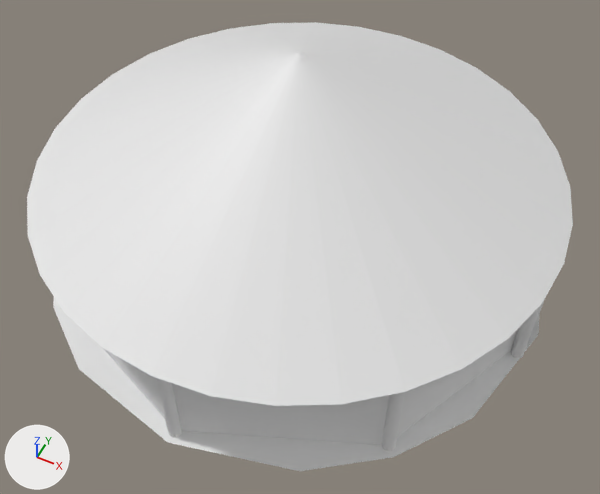
The Blender file Into A Dream Assets/MagicalWorld.blend as it was, and as the next commit left it.
Rendered twice from a 50 mm lens placed at (440.0, -878.0, 1095.0), pointed at (46.0, -91.0, 111.0). Every picture has the same lights, and +X, +Y and +Z are marked at lower left.

The first picture shows 'magical_house_ceiling', 'magical_house_curtain_2', 'magical_house_curtain_7', 'magical_house_curtain_8', 'magical_house_floor', 'magical_house_pillar_front_2', 'magical_house_pillar_front_left', 'magical_house_pillar_left'.
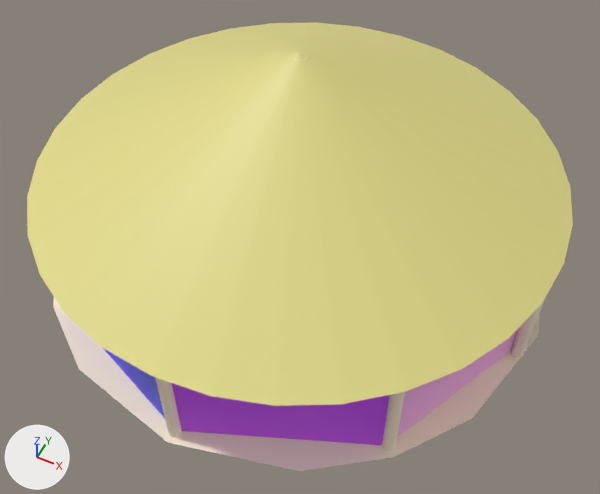
The change, as a diff of the scene's bpy script:
```diff
--- a/Into A Dream Assets/MagicalWorld.blend.py
+++ b/Into A Dream Assets/MagicalWorld.blend.py
@@ img_dead_grass_solid_color @@
+img_dead_grass_solid_color = load_image('dead_grass_solid_color', 'dead_grass_solid_color.png', 1024, 1024, 'sRGB')
@@ img_blue @@
+img_blue = load_image('blue', 'blue.png', 1024, 1024, 'sRGB')
@@ img_purple @@
+img_purple = load_image('purple', 'purple.png', 1024, 1024, 'sRGB')
@@ img_pink @@
+img_pink = load_image('pink', 'pink.png', 1024, 1024, 'sRGB')
@@ mat_dead_grass_solid_color @@
+mat_dead_grass_solid_color = principled_material('dead_grass_solid_color')
+mat_dead_grass_solid_color.texture = img_dead_grass_solid_color
@@ mat_blue @@
+mat_blue = principled_material('blue')
+mat_blue.texture = img_blue
@@ mat_purple @@
+mat_purple = principled_material('purple')
+mat_purple.texture = img_purple
@@ mat_pink @@
+mat_pink = principled_material('pink')
+mat_pink.texture = img_pink
@@ me_plane_003 @@
 me_plane_003.from_pydata(...)  # 4 vertices, 1 face; spans x -1.0..1.0, y -1.0..1.0, z 0.0
+me_plane_003.materials.append(mat_pink)  # picture img_pink
@@ me_plane_008 @@
 me_plane_008.from_pydata(...)  # 4 vertices, 1 face; spans x -1.0..1.0, y -1.0..1.0, z 0.0
+me_plane_008.materials.append(mat_purple)  # picture img_purple
@@ me_plane_009 @@
 me_plane_009.from_pydata(...)  # 4 vertices, 1 face; spans x -1.0..1.0, y -1.0..1.0, z 0.0
+me_plane_009.materials.append(mat_blue)  # picture img_blue
@@ me_cone @@
 me_cone.from_pydata(...)  # 33 vertices, 32 faces; spans x -1.0..1.0, y -1.0..1.0, z -1.0..1.0
+me_cone.materials.append(mat_dead_grass_solid_color)  # picture img_dead_grass_solid_color
```

Boxes [x1, y1, x2, y2] around the edits, measured in the pictures (600 x 494 px):
'magical_house_ceiling', recoloured (white to yellow): [27, 22, 573, 406] in both
'magical_house_curtain_7', recoloured (grey to purple): [172, 383, 389, 445] in both
'magical_house_curtain_2', recoloured (grey to pink): [397, 329, 518, 437] in both
'magical_house_curtain_8', recoloured (grey to blue): [103, 348, 165, 418] in both
